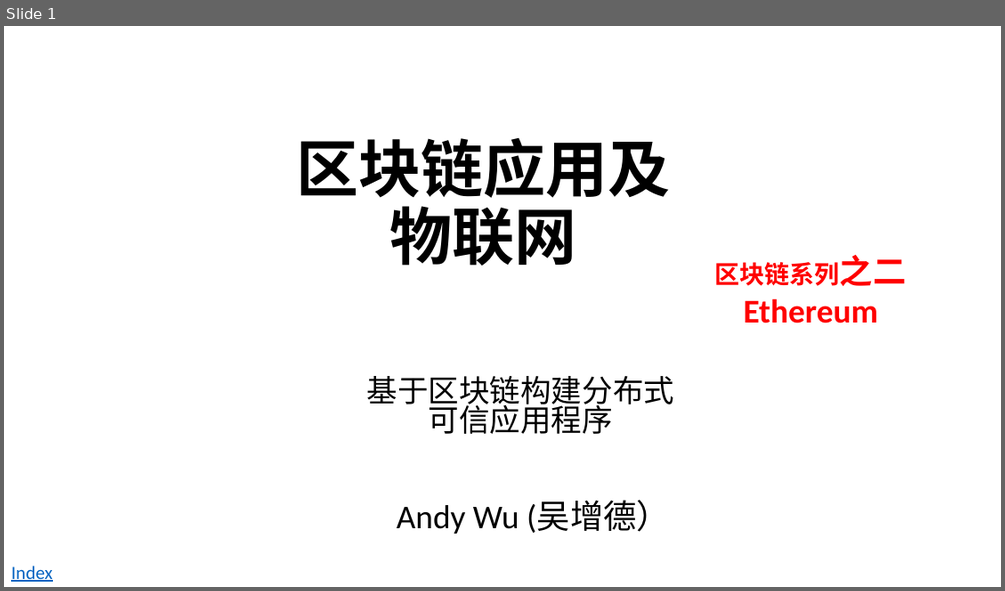
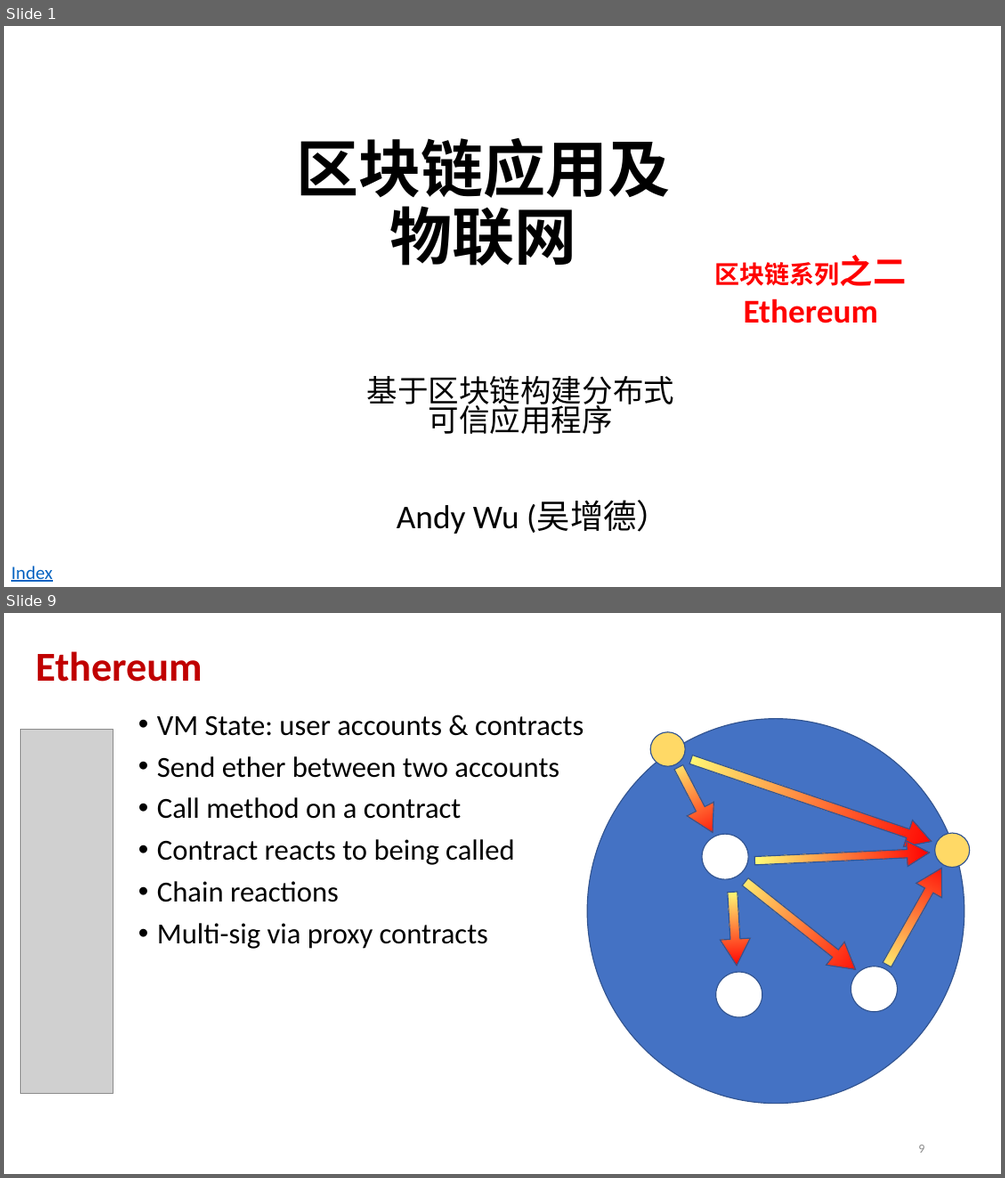
Before and after one commit to andyplusplus/blockchain, a slide deck: how_bitcoin_works_2/bc_1_blockChain.pptx. Shown one above the other, each under a label of ours: slide 1 before the commit, slides 1 and 9 after it; the slides between them are not shown. The pictures are 1005x591 and 1005x1178 pixels, drawn with LibreOffice and Linux fonts; fonts in the diff are those of the drawing; grey boxes stand for pictures; background and template pictures are left out. Boxes give left, top, right and bottom in pixels: in the first picture for what was removed or moved away, otherwise in the second. Text is boxed around its words. In the diff, an @@ line names an element or a change of style, - is before the commit and + after.

```diff
--- a/how_bitcoin_works_2/bc_1_blockChain.pptx
+++ b/how_bitcoin_works_2/bc_1_blockChain.pptx
@@ slide 9 added at [4,613,1001,1174], background #FFFFFF @@
@@ title added at [35,651,202,682], 39.6 pt, text #C00000, bold @@
+Ethereum
@@ text added at [157,715,583,949], 28 pt, text #000000 @@
+• VM State: user accounts & contracts
+• Send ether between two accounts
+• Call method on a contract
+• Contract reacts to being called
+• Chain reactions
+• Multi-sig via proxy contracts
@@ ellipse added at [587,718,964,1103], fill #4472C4, outline #325491 1 pt @@
@@ picture added at [20,730,112,1093] @@
@@ ellipse added at [651,732,685,766], fill #FFD966, outline #325491 1 pt @@
@@ right arrow added at [665,760,726,838], fill gradient #FFFF78 to #FF0000, outline #325491 1 pt @@
@@ right arrow added at [687,747,937,855], fill gradient #FFFF78 to #FF0000, outline #325491 1 pt @@
@@ ellipse added at [702,834,748,879], fill #FFFFFF, outline #325491 1 pt @@
@@ right arrow added at [754,840,930,874], fill gradient #FFFF78 to #FF0000, outline #325491 1 pt @@
@@ ellipse added at [935,833,970,868], fill #FFD966, outline #325491 1 pt @@
@@ right arrow added at [736,870,865,981], fill gradient #FFFF78 to #FF0000, outline #325491 1 pt @@
@@ right arrow added at [874,860,955,972], fill gradient #FFFF78 to #FF0000, outline #325491 1 pt @@
@@ right arrow added at [718,891,752,966], fill gradient #FFFF78 to #FF0000, outline #325491 1 pt @@
@@ ellipse added at [716,972,762,1018], fill #FFFFFF, outline #325491 1 pt @@
@@ ellipse added at [851,966,898,1012], fill #FFFFFF, outline #325491 1 pt @@
@@ page number added at [918,1144,924,1152], 12 pt, text #8C8C8C @@
+9
```
Also in this commit, not shown: 6 slides changed, 14 other slides added, 2 slides removed, 2 other files.
